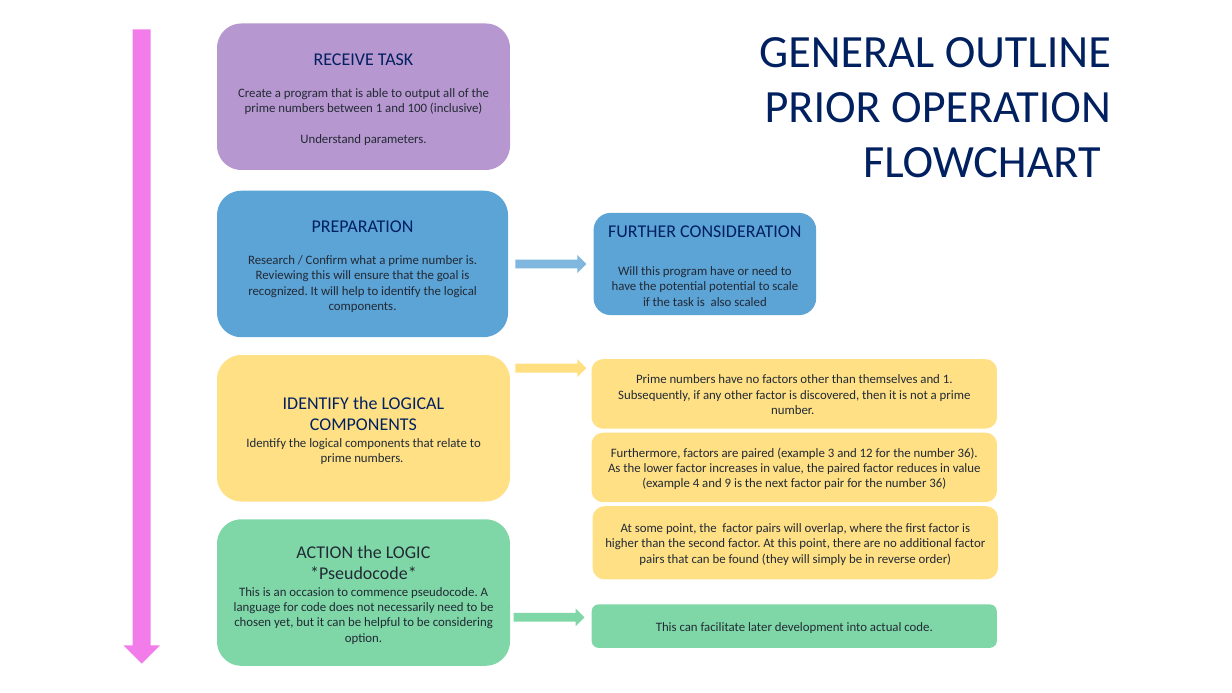
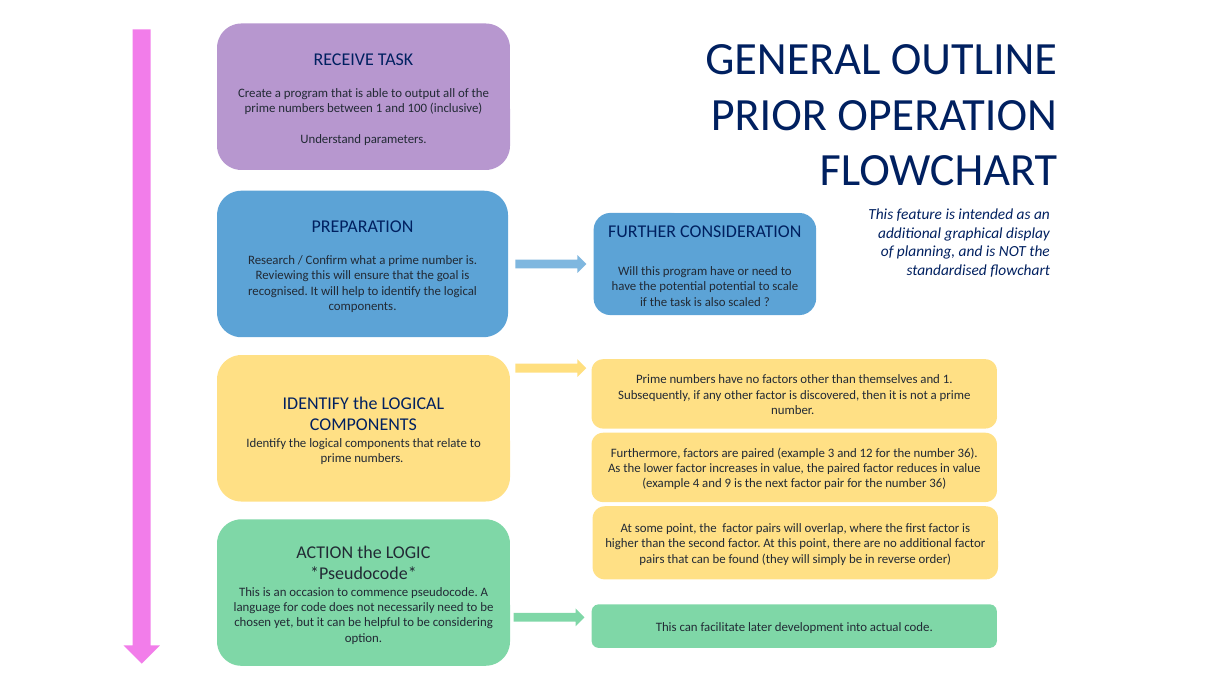
Before and after one commit to tfxl/CA_projects, a slide deck: slide 1 of workbook_T1A1/General Flowchart.pptx. Drawn at 1232x693 pixels with LibreOffice and Linux fonts; fonts in the diff are those of the drawing. Boxes give left, top, right and bottom in pixels: in the first picture for what was removed or moved away, otherwise in the second. Text is boxed around its words. In the diff, an @@ line names an element or a change of style, - is before the commit and + after.

```diff
--- a/workbook_T1A1/General Flowchart.pptx
+++ b/workbook_T1A1/General Flowchart.pptx
@@ rounded rectangle "GENERAL OUTLINE PRIOR OPERATION FLOWCHART": place and size @@
-rounded rectangle "GENERAL OUTLINE PRIOR OPERATION FLOWCHART" at [759, 37, 1111, 178]
+rounded rectangle "GENERAL OUTLINE PRIOR OPERATION FLOWCHART" at [652, 67, 1074, 213]
@@ text added at [868, 208, 1050, 277], 12 pt, text #002060, italic @@
+This feature is intended as an additional graphical display of planning, and is NOT the standardised flowchart
@@ text in rounded rectangle at [248, 255, 477, 312]: text changed @@
-Research / Confirm what a prime number is. Reviewing this will ensure that the goal is recognized. It will help to identify the logical components.
+Research / Confirm what a prime number is. Reviewing this will ensure that the goal is recognised. It will help to identify the logical components.
@@ text in rounded rectangle at [612, 266, 798, 306]: text changed @@
-Will this program have or need to have the potential potential to scale if the task is also scaled
+Will this program have or need to have the potential potential to scale if the task is also scaled ?
```
Also in this commit, not shown: 13 other files.
